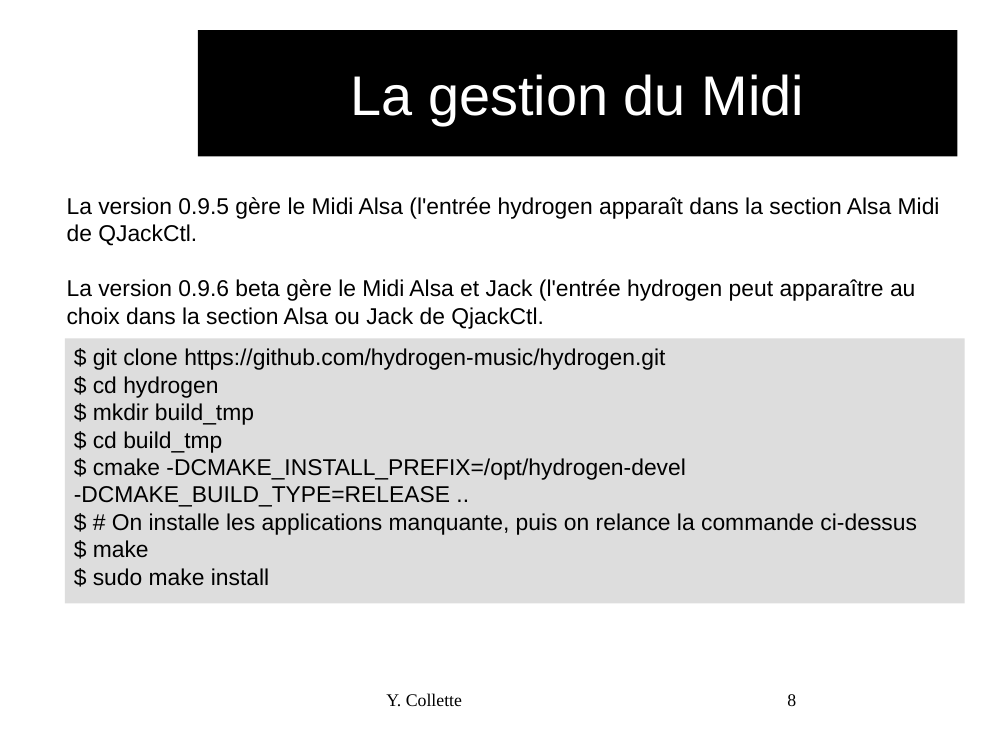
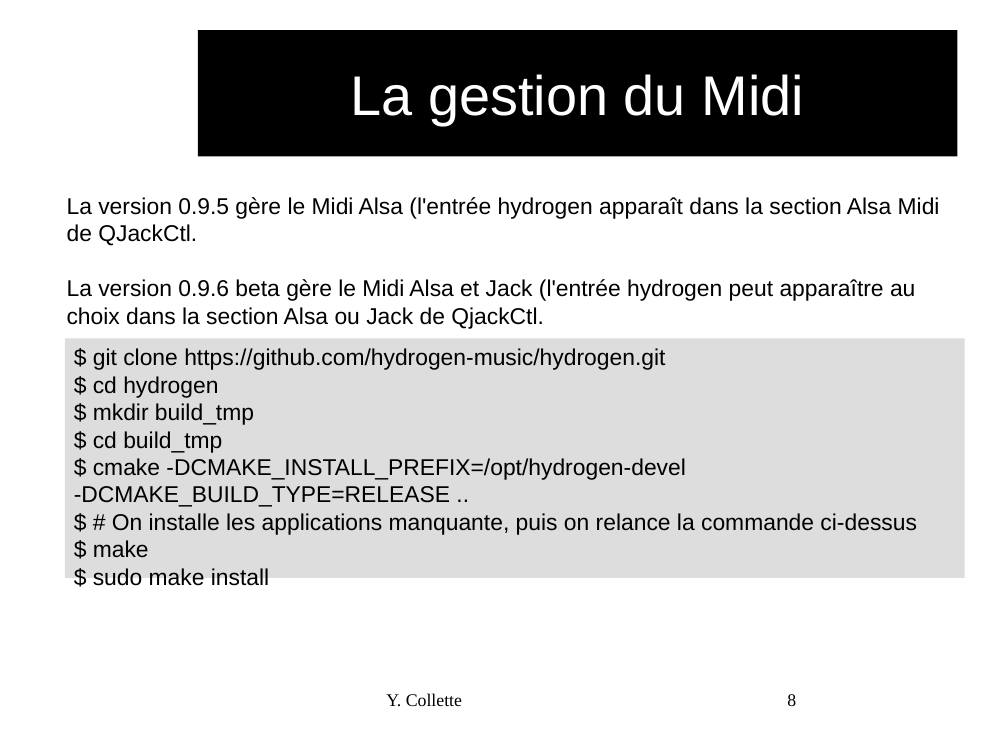
Before and after one commit to audinux/audinux.github.io, a slide deck: slide 8 of workshop/audio/Hydrogen.odp. Drawn at 1008x756 pixels with LibreOffice and Linux fonts; fonts in the diff are those of the drawing; background and template pictures are left out. Boxes give left, top, right and bottom in pixels: in the first picture for what was removed or moved away, otherwise in the second. Text is boxed around its words. In the diff, an @@ line names an element or a change of style, - is before the commit and + after.

```diff
--- a/workshop/audio/Hydrogen.odp
+++ b/workshop/audio/Hydrogen.odp
@@ rectangle "$ git clone https://github.com/hydrogen-music/hydrogen.git": place and size @@
-rectangle "$ git clone https://github.com/hydrogen-music/hydrogen.git" at <box>65,338,965,604</box>
+rectangle "$ git clone https://github.com/hydrogen-music/hydrogen.git" at <box>65,338,965,578</box>
```
Also in this commit, not shown: 10 other slides changed, 23 other files.
